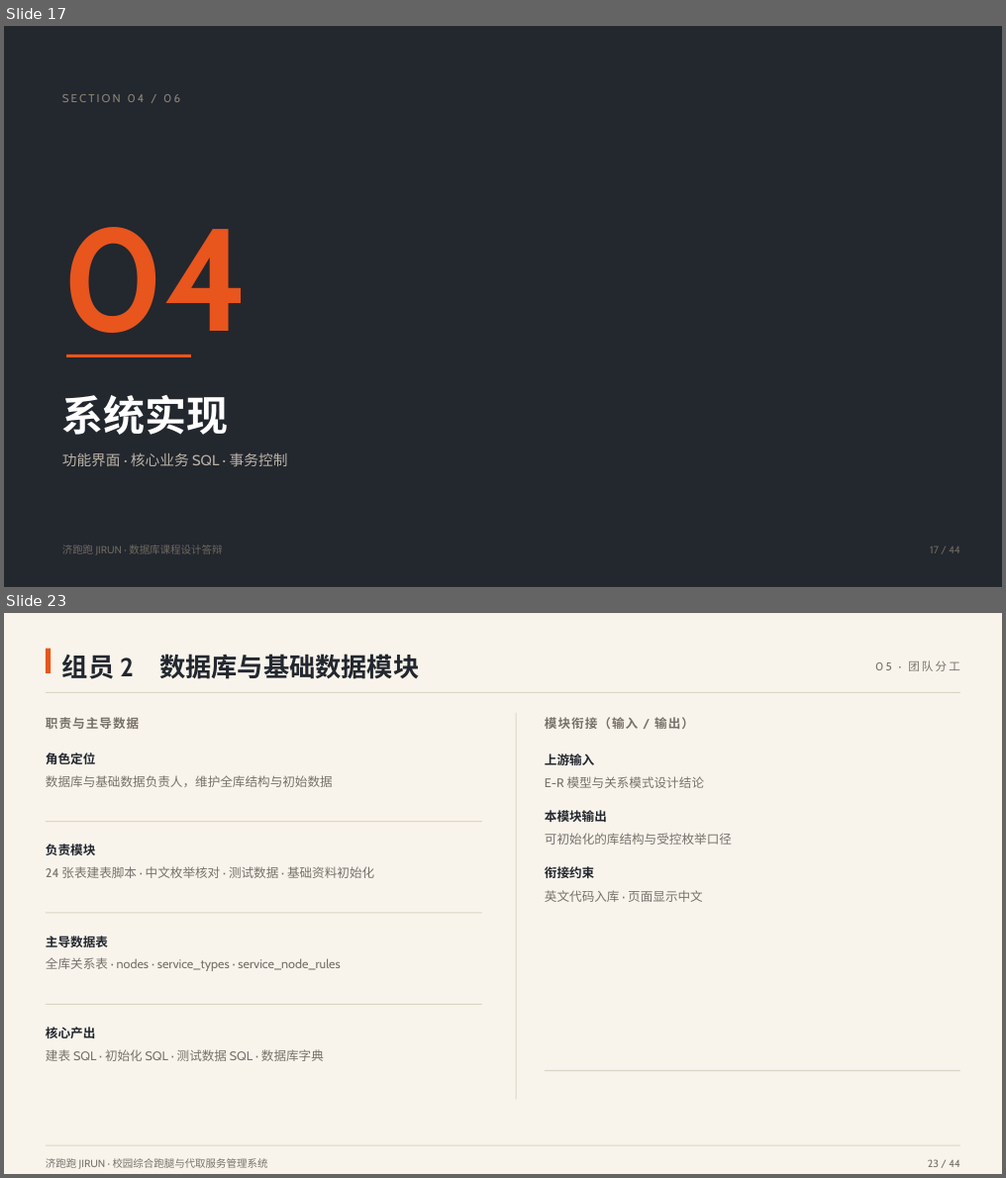
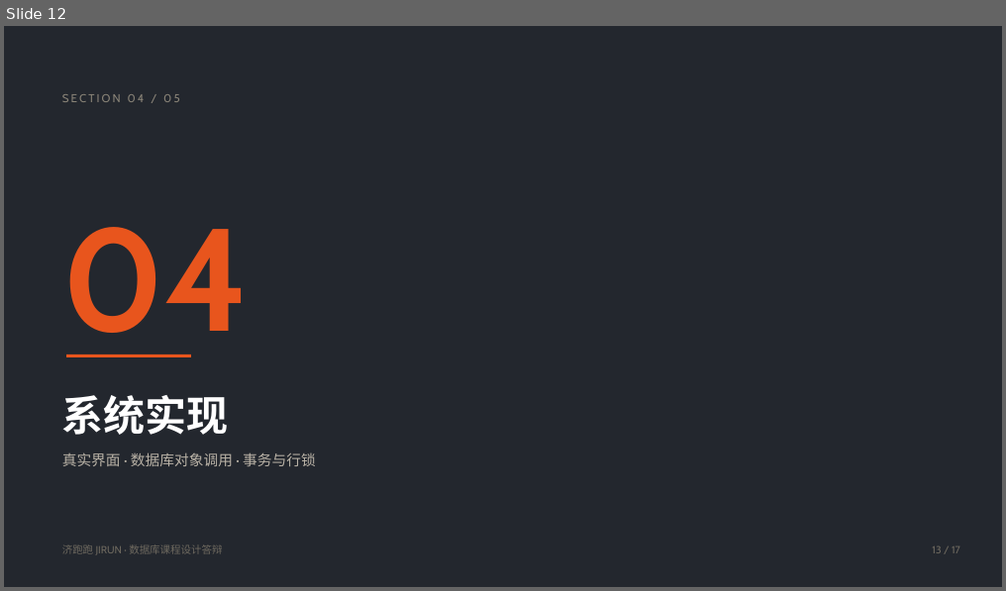
Before and after one commit to CampusDelivery-Team/campus-delivery, a slide deck: docs/校园综合跑腿与代取服务管理系统-课程设计答辩.pptx. Shown one above the other, each under a label of ours: slides 17 and 23 before the commit, slide 12 after it; the slides between them are not shown. The pictures are 1006x1178 and 1006x591 pixels, drawn with LibreOffice and Linux fonts; fonts in the diff are those of the drawing. Boxes give left, top, right and bottom in pixels: in the first picture for what was removed or moved away, otherwise in the second. Text is boxed around its words. In the diff, an @@ line names an element or a change of style, - is before the commit and + after.

```diff
--- a/docs/校园综合跑腿与代取服务管理系统-课程设计答辩.pptx
+++ b/docs/校园综合跑腿与代取服务管理系统-课程设计答辩.pptx
@@ slide 23 removed at bbox=[4, 613, 1002, 1174], background #F8F4EC @@
@@ rectangle removed at bbox=[46, 649, 52, 672] @@
@@ text removed at bbox=[62, 654, 419, 679] @@
-组员 2 数据库与基础数据模块
@@ text removed at bbox=[875, 661, 960, 671] @@
-05 · 团队分工
@@ rectangle removed at bbox=[46, 692, 960, 693] @@
@@ text removed at bbox=[46, 717, 139, 729] @@
-职责与主导数据
@@ rectangle removed at bbox=[515, 713, 516, 1100] @@
@@ text removed at bbox=[545, 717, 694, 729] @@
-模块衔接（输入 / 输出）
@@ text removed at bbox=[46, 753, 333, 787] @@
-角色定位
-数据库与基础数据负责人，维护全库结构与初始数据
@@ text removed at bbox=[545, 754, 732, 902] @@
-上游输入
-E-R 模型与关系模式设计结论
-本模块输出
-可初始化的库结构与受控枚举口径
-衔接约束
-英文代码入库 · 页面显示中文
@@ rectangle removed at bbox=[46, 821, 482, 822] @@
@@ text removed at bbox=[46, 844, 374, 878] @@
-负责模块
-24 张表建表脚本 · 中文枚举核对 · 测试数据 · 基础资料初始化
@@ rectangle removed at bbox=[46, 912, 482, 913] @@
@@ text removed at bbox=[46, 936, 340, 971] @@
-主导数据表
-全库关系表 · nodes · service_types · service_node_rules
@@ rectangle removed at bbox=[46, 1004, 482, 1004] @@
@@ text removed at bbox=[46, 1027, 324, 1061] @@
-核心产出
-建表 SQL · 初始化 SQL · 测试数据 SQL · 数据库字典
@@ rectangle removed at bbox=[545, 1070, 960, 1071] @@
@@ rectangle removed at bbox=[46, 1146, 960, 1146] @@
@@ text removed at bbox=[46, 1158, 268, 1169] @@
-济跑跑 JIRUN · 校园综合跑腿与代取服务管理系统
@@ text removed at bbox=[928, 1159, 960, 1167] @@
-23 / 44
@@ what was slide 17 is now slide 12 @@
@@ slide 12 changed as well @@
@@ text at bbox=[62, 453, 316, 467]: text changed @@
-功能界面 · 核心业务 SQL · 事务控制
+真实界面 · 数据库对象调用 · 事务与行锁
@@ text at bbox=[932, 547, 960, 554]: text changed @@
-17 / 44
+13 / 17
```
Also in this commit, not shown: 15 other slides changed, 27 other slides removed, 4 other files.
